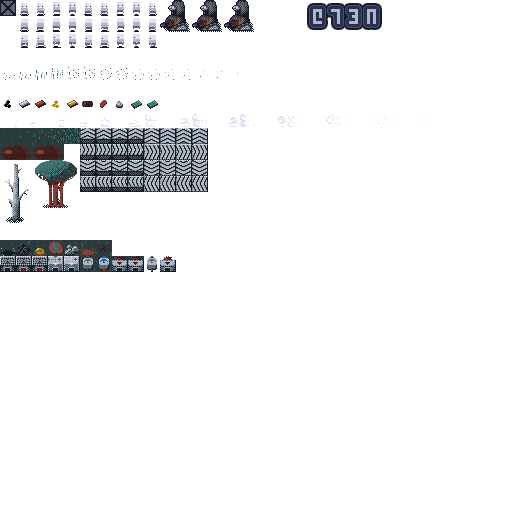
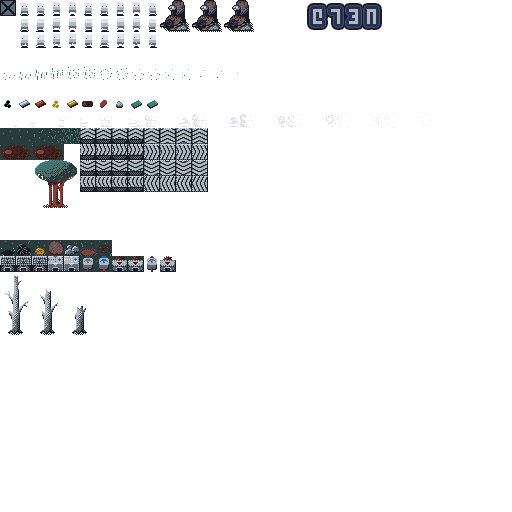
Layered file, before and after one edit (512×512). Changes by layer:
painted on "tree" over [5, 163, 87, 335]
